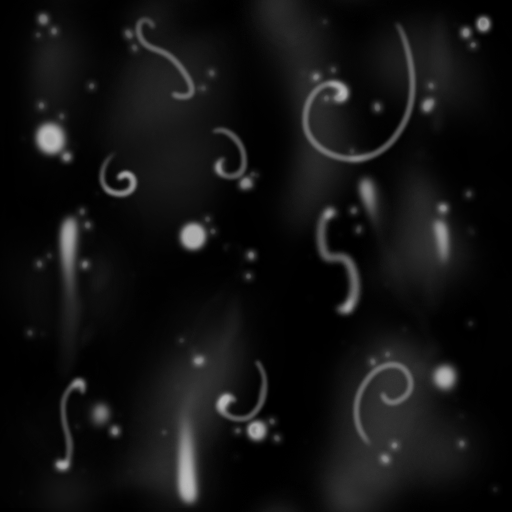
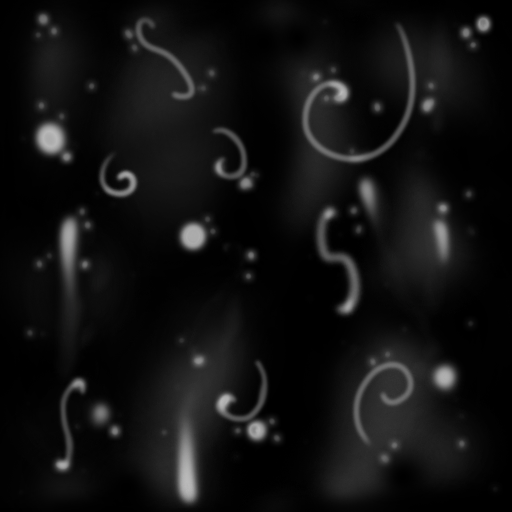
Before/after of a 512×512 layered artwork. What changed in the layer stack:
painted on "Group 4 copy" over [27, 0, 500, 512]
